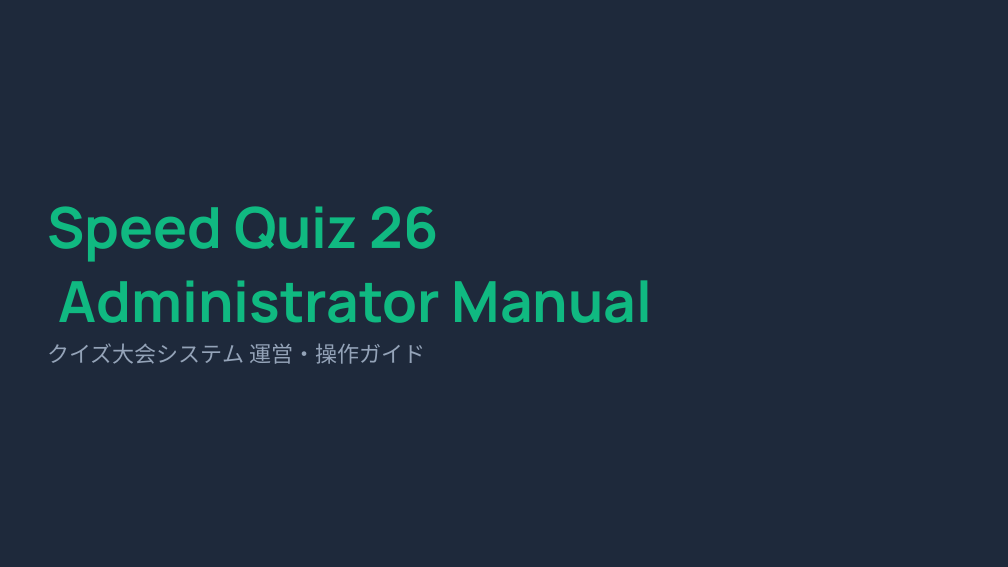
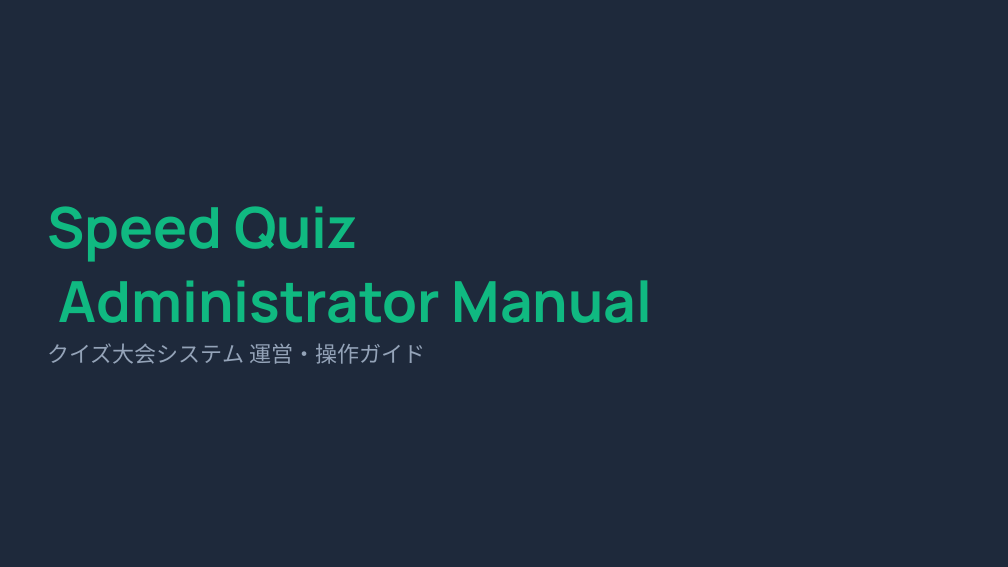
Before and after one commit to h-sakamoto-tech/quiz-app, a slide deck: slide 1 of Manual.pptx. Drawn at 1008x567 pixels with LibreOffice and Linux fonts; fonts in the diff are those of the drawing; background and template pictures are left out. Boxes give left, top, right and bottom in pixels: in the first picture for what was removed or moved away, otherwise in the second. Text is boxed around its words. In the diff, an @@ line names an element or a change of style, - is before the commit and + after.

```diff
--- a/Manual.pptx
+++ b/Manual.pptx
@@ text at bbox=[47, 206, 653, 323]: text changed @@
-Speed Quiz 26
-Administrator Manual
+Speed Quiz
+Administrator Manual
```
Also in this commit, not shown: 2 other slides changed.
